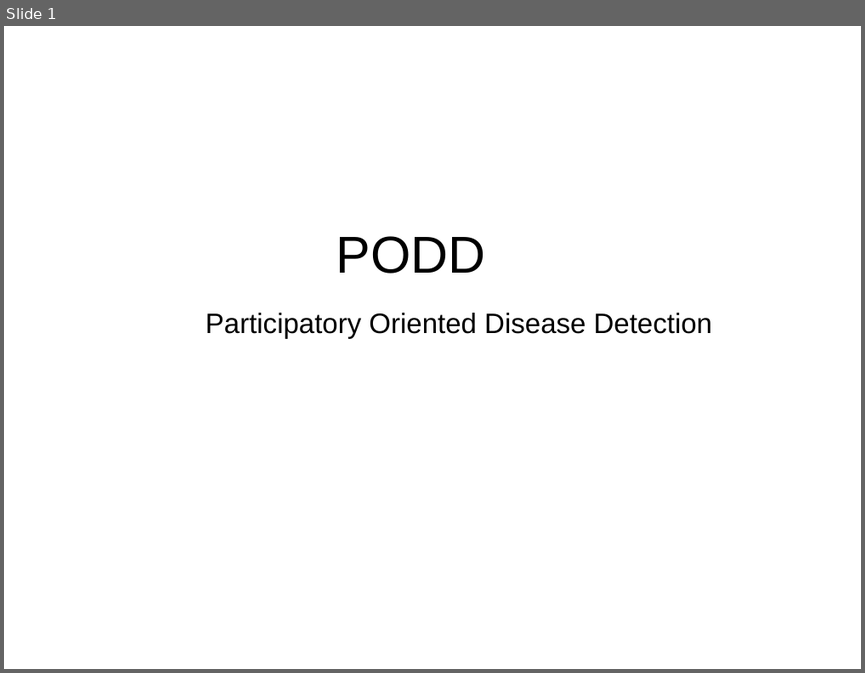
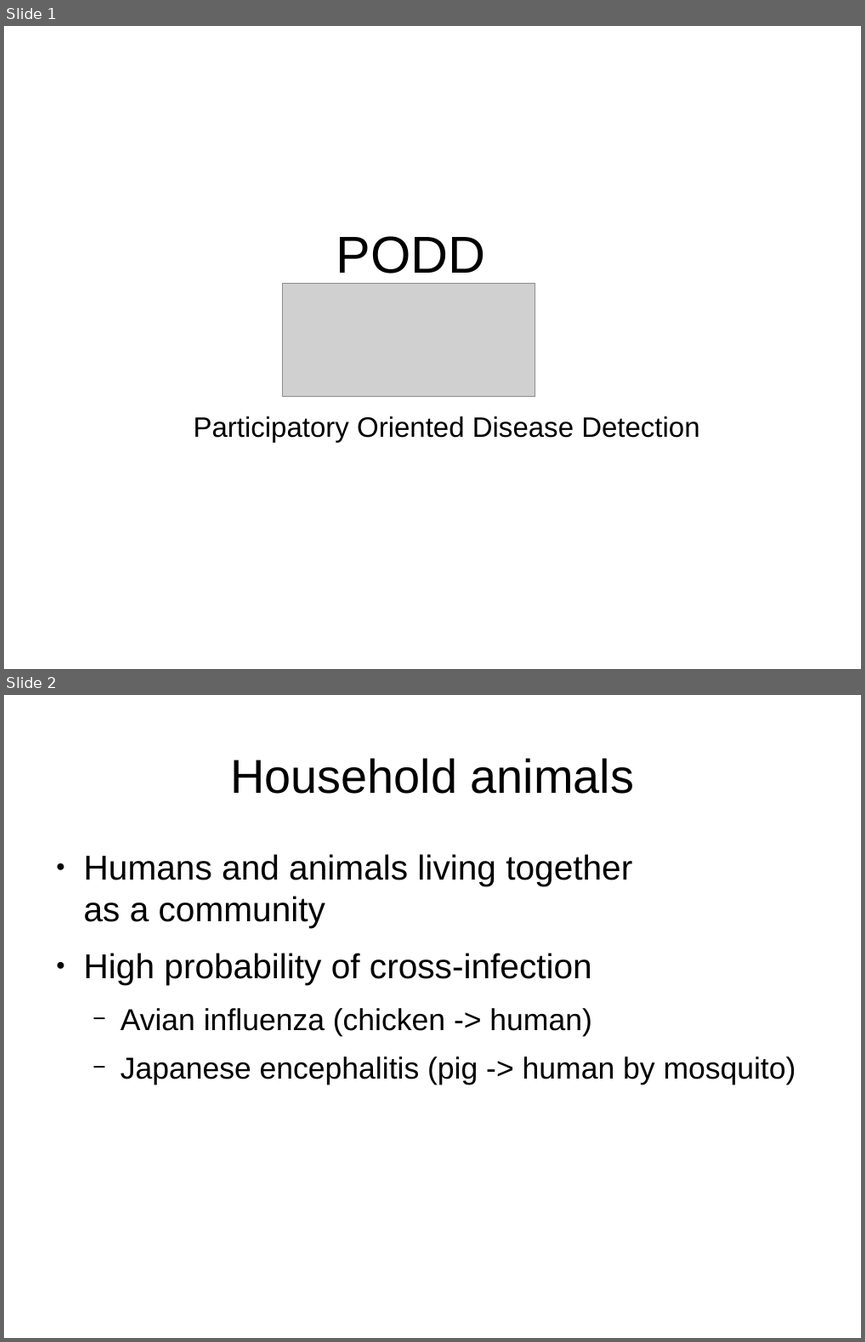
Before and after one commit to opendream/eph_animal, a slide deck: etc/PODD.odp. Shown one above the other, each under a label of ours: slide 1 before the commit, slides 1 and 2 after it. The pictures are 865x673 and 865x1342 pixels, drawn with LibreOffice and Linux fonts; fonts in the diff are those of the drawing; grey boxes stand for pictures. Boxes give left, top, right and bottom in pixels: in the first picture for what was removed or moved away, otherwise in the second. Text is boxed around its words. In the diff, an @@ line names an element or a change of style, - is before the commit and + after.

```diff
--- a/etc/PODD.odp
+++ b/etc/PODD.odp
@@ slide 2 added at box(4, 695, 861, 1338), background #FFFFFF @@
@@ title added at box(230, 758, 634, 794), 44 pt, text #000000 @@
+Household animals
@@ text added at box(84, 854, 796, 1085), 32 pt, text #000000 @@
+● Humans and animals living together
+  as a community
+● High probability of cross-infection
+  − Avian influenza (chicken -> human)
+  − Japanese encephalitis (pig -> human by mosquito)
@@ slide 1 changed as well @@
@@ picture added at box(282, 284, 535, 397) @@
@@ text "Participatory Oriented Disease Detection": place and size @@
-text "Participatory Oriented Disease Detection" at box(205, 312, 712, 339)
+text "Participatory Oriented Disease Detection" at box(194, 416, 699, 442)
```
Also in this commit, not shown: 6 other slides changed, 7 other slides added, 1 slide removed, 2 other files.
